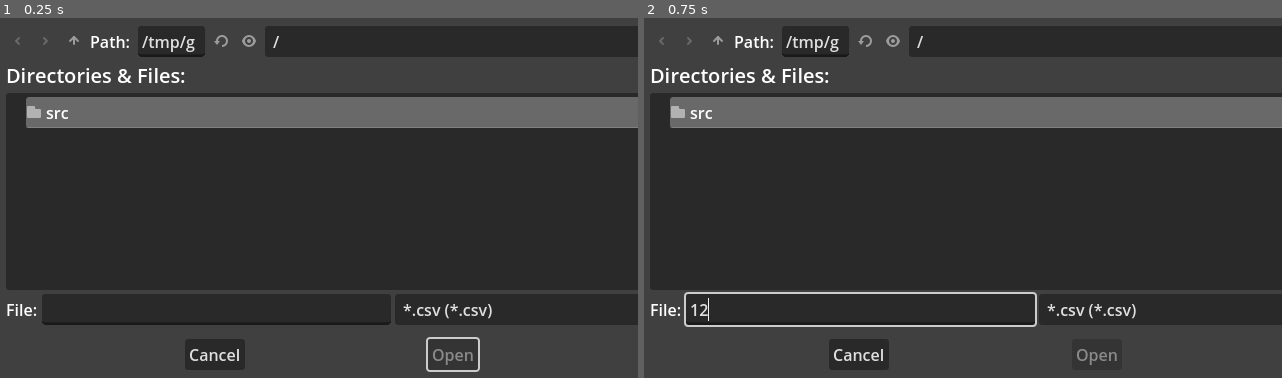
Above: before the commit, frames 1-2 (left to right).
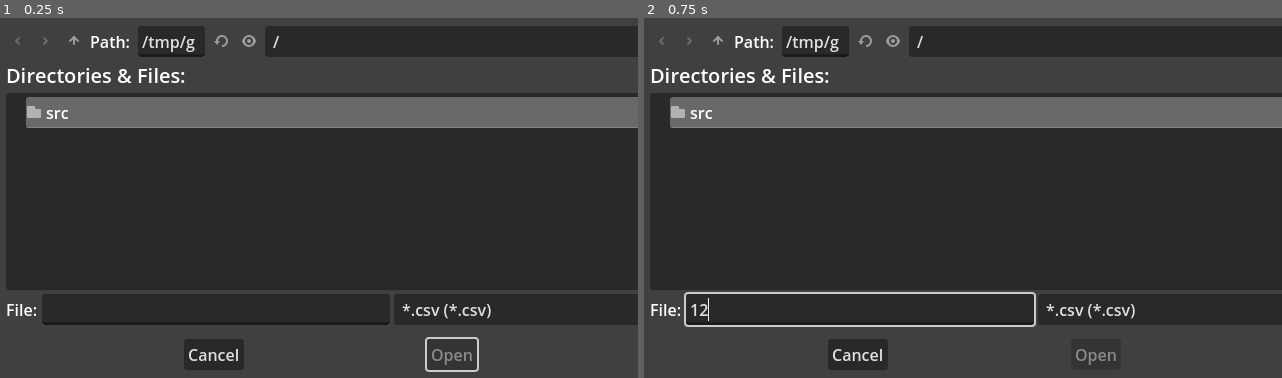
Above: after the commit, the same moments.

Repository: noi-techpark/sfscon-pdf-downloader
Game: Godot game, scene res://src/Main.tscn
Same seed, same stepped clock (60 frames per second), same inputs: the game is played once before the commit and once after it.
Inputs (mouse positions are in pixels of both pictures, inside the frame that each line leads up to):
- Up to frame 1 (0.25 s): no input
- Up to frame 2 (0.75 s): click (860, 309) at 0.52 s; type "12" at 0.6 s

The runs differ from the first frame. In frame 1, 0.5% of the frame differs, in the area x 29-78%, y 79-99%; in frame 2, 0.4%.

Commit message:
fix crash on windows by removing special characters from paths

Diff:
--- a/app/src/Main.gd
+++ b/app/src/Main.gd
@@ -62,7 +62,6 @@
 
 func _on_website_file_dialog_file_selected(path) -> void:
 	pdf_path = _prepare_dir(path.substr(0, path.rfind("/")) , "/")
-
 	var file:FileAccess = FileAccess.open(path, FileAccess.READ)
 	# skip first line
 	file.get_csv_line()
@@ -93,23 +92,27 @@
 			http.request_completed.connect(_request_completed.bind(data[id]))
 			var error = http.request(data[id]["pdf_link"])
 			if error != OK:
+				print(error)
 				log_error(error)
 			await http.request_completed
 		else:
 			log_error("No PDF found for: \n" + data[id]["title"])
 
-func _request_completed(result, response_code, headers, body, talk:Dictionary) -> void:
+func _request_completed(result, response_code, headers, body:PackedByteArray, talk:Dictionary) -> void:
 	if talk["track"].length() == 0:
 		log_error("Talk with no room assigned: \n" + talk["title"])
 		counter_done += 1
 		return
 	var dir_name:String = talk["day"]  + " - " + talk["room"] + " - " + talk["track"]
 	var path:String = _prepare_dir(pdf_path, dir_name)
-
+	log_error(path)
 	var file_name:String = "%s/%s - %s - %s.pdf"%[path, talk["time"], talk["name"], talk["title"]]
+	file_name = file_name.replace("..",".")
+	file_name = file_name.replace("\n"," ")
+	print("path: ", file_name)
 	var file:FileAccess = FileAccess.open(file_name, FileAccess.WRITE)
 	file.store_buffer(body)
-	file.close()
+	file.flush()
 	counter_done += 1
 
 func _prepare_dir(base_path:String, path:String) -> String:
